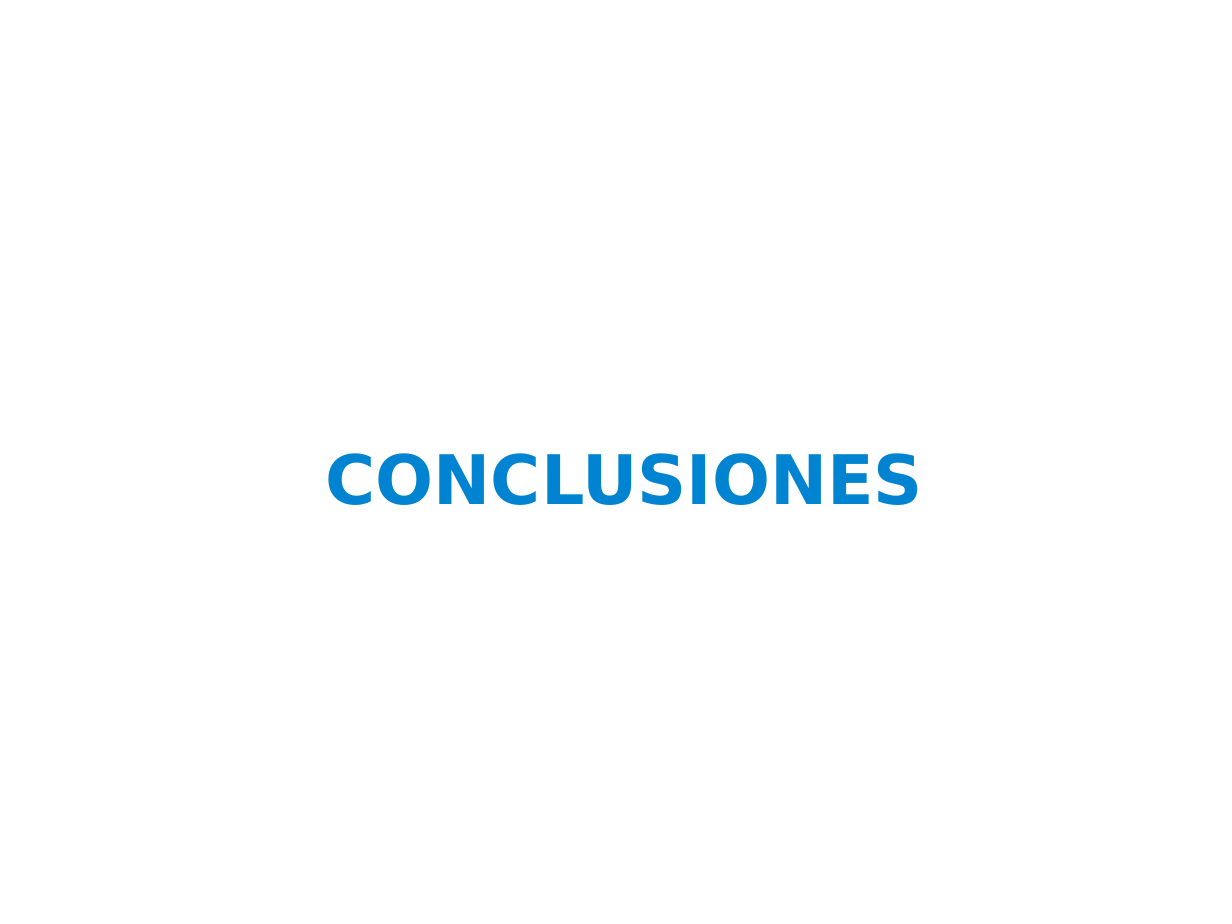
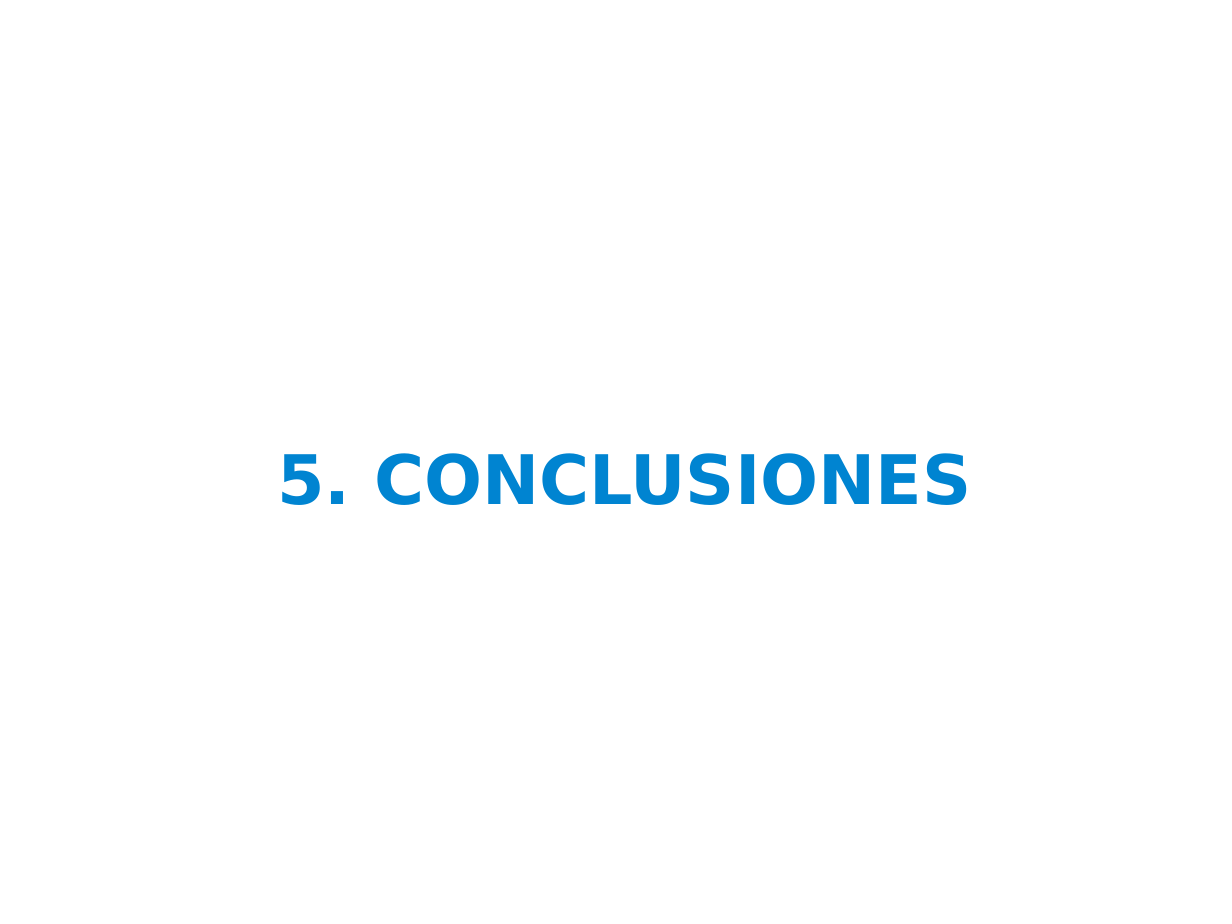
Before and after one commit to ernesto-g/tpfinalcese, a slide deck: slide 29 of presentacion/presentacion_v1.odp (slide 28 before the commit). Drawn at 1232x924 pixels with LibreOffice and Linux fonts; fonts in the diff are those of the drawing; background and template pictures are left out. Boxes give left, top, right and bottom in pixels: in the first picture for what was removed or moved away, otherwise in the second. Text is boxed around its words. In the diff, an @@ line names an element or a change of style, - is before the commit and + after.

```diff
--- a/presentacion/presentacion_v1.odp
+++ b/presentacion/presentacion_v1.odp
@@ title at box(277, 453, 971, 505): text changed @@
-CONCLUSIONES
+5. CONCLUSIONES
```
Also in this commit, not shown: 12 other slides changed, 2 slides added, 1 slide removed, 7 other files.
